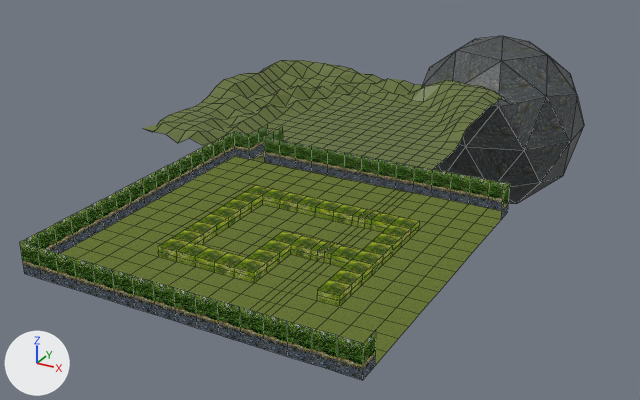
The Blender file src/Resources/Source/manorgardens.blend, before and after one commit.
Both versions are drawn from a 50 mm camera at (54.1, -78.3, 36.0) aimed at (6.2, 8.7, -7.5). The axes (+X, +Y, +Z) are drawn at lower left. The lights are the same throughout. Mesh edges are drawn as thin lines.
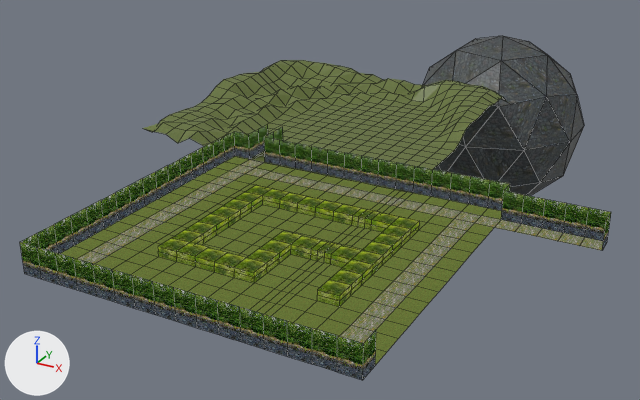
Pixel boxes (x1, y1, x2, y2) of what changed, in the pictures (640 x 400 px):
'Plane.015', reshaped (23% wider): before (61, 156, 502, 365); after (61, 156, 603, 365)
'Plane.001', reshaped (21% wider): before (20, 131, 510, 380); after (20, 131, 611, 380)
part 1 of me_plane_033, added (yellow): after (494, 220, 603, 251)
part 2 of me_plane_033, surface changed (green to yellow): (78, 159, 500, 343) in both
part 3 of me_plane_034, added (green): after (501, 191, 611, 250)

Patch to the scene script:
```diff
--- a/src/Resources/Source/manorgardens.blend.py
+++ b/src/Resources/Source/manorgardens.blend.py
@@ me_plane_033 @@
 # verts and faces of me_plane_033; kept vertices keep their numbers, new ones are numbered from 471
-me_plane_033.from_pydata(...)  # 471 vertices, 438 faces; spans x -1.0..31.0, y -1.0..31.0, z 0.0..1.0
+me_plane_033.from_pydata(...)  # 491 vertices, 443 faces; spans x -1.0..41.0, y -1.0..31.0, z 0.0..1.0
+# me_plane_033 part 1
+verts[471] = (31.0, 27.0, 0.0)  # pixel (494, 227)
+verts[472] = (31.0, 29.0, 0.0)  # pixel (501, 219)
+verts[473] = (33.0, 27.0, 0.0)  # pixel (514, 231)
+verts[474] = (33.0, 29.0, 0.0)  # pixel (521, 223)
+verts[475] = (35.0, 27.0, 0.0)  # pixel (536, 236)
+verts[476] = (35.0, 29.0, 0.0)  # pixel (542, 228)
+verts[477] = (37.0, 27.0, 0.0)  # pixel (557, 241)
+verts[478] = (37.0, 29.0, 0.0)  # pixel (563, 232)
+verts[479] = (39.0, 27.0, 0.0)  # pixel (579, 245)
+verts[480] = (39.0, 29.0, 0.0)  # pixel (584, 237)
+for new, old in zip([*range(481, 491)], [*range(471, 481)]): verts[new] = verts[old] + (2.0, 0.0, 0.0)
+faces += [(471, 481, 482, 472), (473, 483, 484, 474), (475, 485, 486, 476), (477, 487, 488, 478), (479, 489, 490, 480)]
+# me_plane_033 part 2: 58 kept faces spanning x 1.0..31.0, y 1.0..31.0, z 0.0 get new texture (UV) coordinates
 me_plane_033.materials.append(mat_material)
@@ me_plane_034 @@
 # verts and faces of me_plane_034; kept vertices keep their numbers, new ones are numbered from 102
-me_plane_034.from_pydata(...)  # 102 vertices, 49 faces; spans x -1.0..31.0, y -1.0..31.0, z 0.0..3.0
+me_plane_034.from_pydata(...)  # 126 vertices, 55 faces; spans x -1.0..41.0, y -1.0..31.0, z 0.0..3.0
+# me_plane_034 part 3
+verts[102] = (33.0, 29.0, 0.0)  # pixel (521, 223)
+verts[103] = (31.0, 29.0, 0.0)  # pixel (501, 219)
+verts[104] = (35.0, 29.0, 0.0)  # pixel (542, 228)
+verts[105] = (33.0, 29.0, 0.0)  # pixel (521, 223)
+verts[106] = (37.0, 29.0, 0.0)  # pixel (563, 232)
+verts[107] = (35.0, 29.0, 0.0)  # pixel (542, 228)
+verts[108] = (39.0, 29.0, 0.0)  # pixel (584, 237)
+verts[109] = (37.0, 29.0, 0.0)  # pixel (563, 232)
+verts[110] = (41.0, 29.0, 0.0)  # pixel (607, 241)
+verts[111] = (39.0, 29.0, 0.0)  # pixel (584, 237)
+verts[112] = (41.0, 27.0, 0.0)  # pixel (602, 250)
+verts[113] = (41.0, 29.0, 0.0)  # pixel (607, 241)
+for new, old in zip([*range(114, 126)], [*range(102, 114)]): verts[new] = verts[old] + (0.0, 0.0, 3.0)
+faces += [(102, 114, 115, 103), (104, 116, 117, 105), (106, 118, 119, 107), (108, 120, 121, 109), (110, 122, 123, 111), (112, 124, 125, 113)]
 me_plane_034.materials.append(mat_material)
```
